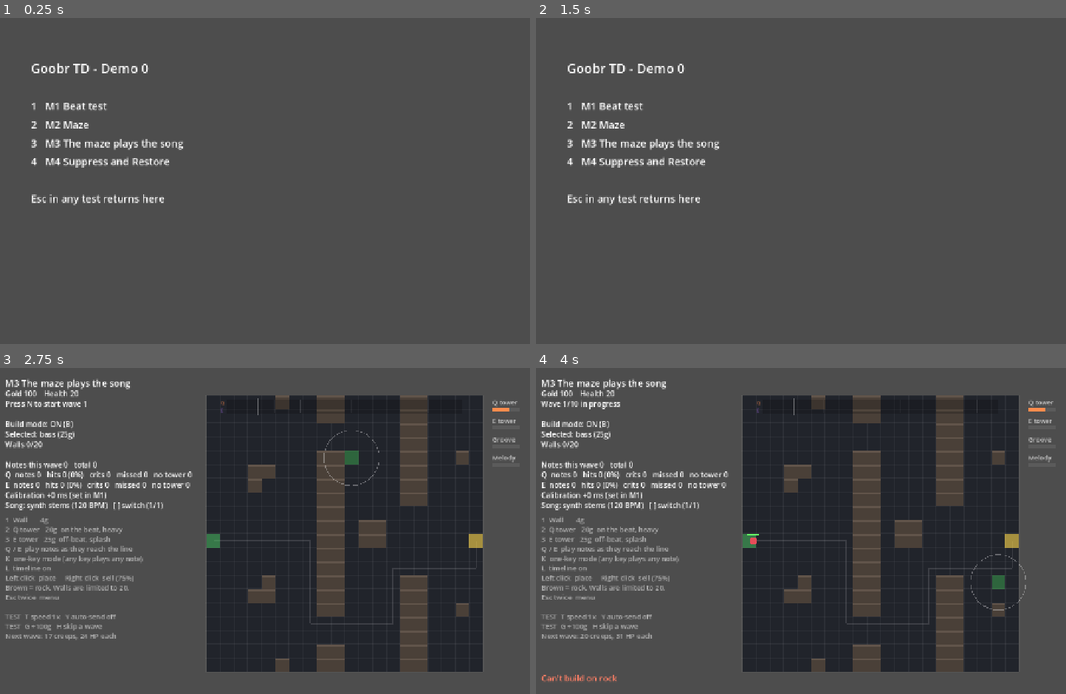
Above: before the commit, frames 1-4 (two rows, left to right).
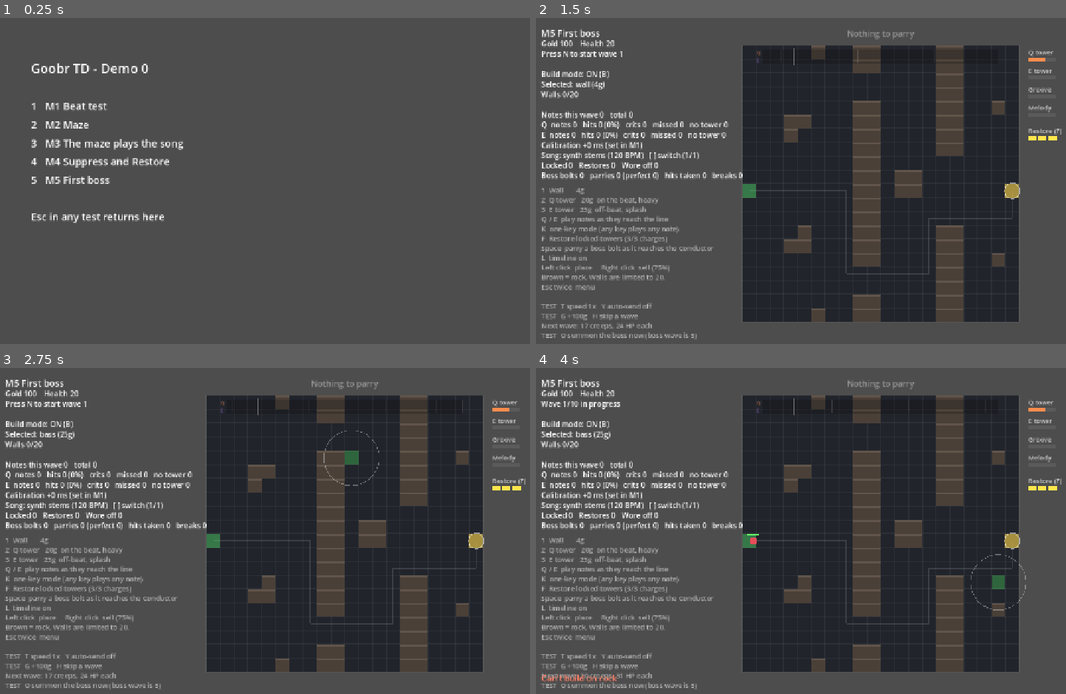
Above: after the commit, the same moments.

Repository: jaredmichaelbench/Goobr-td
Game: Godot game, scene res://menu.tscn
Same seed, same stepped clock (60 frames per second), same inputs: the game is played once before the commit and once after it.
Inputs (mouse positions are in pixels of both pictures, inside the frame that each line leads up to):
- Up to frame 1 (0.25 s): no input
- Up to frame 2 (1.5 s): tap Enter at 0.5 s; move the mouse to (954, 167) at 0.52 s; hold W 0.53-1.28 s; tap O at 0.6 s; click (954, 167) at 0.67 s; tap Space at 0.77, 1.07 s; tap 5 at 0.8, 1.35 s; move the mouse to (705, 200) at 1.27 s
- Up to frame 3 (2.75 s): tap Space at 1.52, 1.82, 2 s; tap 3 at 1.55, 2.1 s; move the mouse to (349, 462) at 2.02 s; hold W from 2.03 s (still down); tap 4 at 2.3 s
- Up to frame 4 (4 s): tap Enter at 2.75 s; move the mouse to (795, 599) at 2.77 s; tap 4 at 2.85 s; click (795, 599) at 2.92 s; tap Space at 3.02, 3.32, 3.5, 3.77 s; tap R at 3.05, 3.6 s; move the mouse to (1002, 583) at 3.52 s; release W at 3.53 s; tap N at 3.8 s

The runs differ from the first frame. In frame 1, 0.8% of the frame differs, in the area x 5-31%, y 48-63%; in frame 2, 43%, in the area x 0-100%, y 3-99%; in frame 3, 4.2%; in frame 4, 4.2%.

Commit message:
M5: first boss. Walks the maze, throws bolts at the Conductor, Space parries, posture and Crescendo (D-0020, D-0021)
Co-Authored-By: Claude Fable 5.1 <noreply@anthropic.com>
Claude-Session: https://claude.ai/code/session_01L92Fzbf8i6vmMnAej33eyX

Diff:
--- /dev/null
+++ b/game/m5_boss.tscn
@@ -0,0 +1,6 @@
+[gd_scene load_steps=2 format=3]
+
+[ext_resource type="Script" path="res://scripts/m5_boss.gd" id="1"]
+
+[node name="M5Boss" type="Node2D"]
+script = ExtResource("1")
--- a/game/scripts/m3_song.gd
+++ b/game/scripts/m3_song.gd
@@ -383,9 +383,14 @@
 		var target := _pick_target(Vector2(cell), spec["range"])
 		if target.is_empty():
 			continue
-		_hit(target, spec, spec["damage"])
+		_hit(target, spec, spec["damage"] * damage_scale())
 		_flashes[cell] = 0.12
 		shots.append({"from": Vector2(cell), "to": target["pos"], "color": spec["color"], "ttl": 0.12, "splash": spec["splash"]})
+
+
+## Global tower damage multiplier. M5's Crescendo raises it.
+func damage_scale() -> float:
+	return 1.0
 
 
 func _hit(target: Dictionary, spec: Dictionary, damage: float) -> void:
@@ -492,7 +497,7 @@
 		if target.is_empty():
 			continue
 		var crossfire := 1.0 + CROSSFIRE_BONUS * maxi(0, _coverage(target["pos"]) - 1)
-		var bonus: float = spec["damage"] * crossfire * (RESONANCE_PERFECT if crit else RESONANCE_GOOD)
+		var bonus: float = spec["damage"] * damage_scale() * crossfire * (RESONANCE_PERFECT if crit else RESONANCE_GOOD)
 		var dealt := 0.0
 		for c in creeps:
 			if c["pos"].distance_to(target["pos"]) <= RESONANCE_RADIUS:
--- a/game/scripts/m4_restore.gd
+++ b/game/scripts/m4_restore.gd
@@ -212,7 +212,7 @@
 	var target := _pick_target(Vector2(cell), spec["range"])
 	if target.is_empty():
 		return
-	var dmg: float = spec["damage"] * OVERCHARGE_MULT
+	var dmg: float = spec["damage"] * OVERCHARGE_MULT * damage_scale()
 	var dealt := 0.0
 	for c in creeps:
 		if c["pos"].distance_to(target["pos"]) <= 1.0:
--- /dev/null
+++ b/game/scripts/m5_boss.gd
@@ -0,0 +1,367 @@
+extends "res://scripts/m4_restore.gd"
+## M5: the first boss (model D, D-0020). Answers P-05: does it feel like
+## learning a souls boss rather than reading a chart?
+##
+## On the boss wave (BOSS_WAVE, or O to summon it now) one boss walks the maze
+## slowly. Its walk is quiet; its attacks are the event. It throws bolts down
+## the path at the Conductor (the goal) in short strings. Every bolt arrives
+## on the beat grid, but there is no timing UI: the tell is the bolt itself,
+## launched with a low tone and flying along your maze. Far away, bolts travel
+## for seconds and strings are half-time. Close in, they arrive in a blink and
+## strings tighten to 8th notes. A long maze buys you time to read it.
+##
+## Space parries the bolt as it reaches the Conductor. A parry deflects it
+## back into the boss (damage + posture, Perfect = double). A hit costs
+## objective health and locks the towers near the boss, so Restore applies.
+## When the posture bar fills the boss staggers: it stops, and for
+## CRESCENDO_SECONDS every tower does +30% and the full mix slams in.
+## Kill the boss to clear the wave.
+
+const BOSS_WAVE := 5
+const BOSS_HP_MULT := 40.0  # x creep HP of that wave.
+const BOSS_SPEED := 0.4  # Tiles per second.
+const BOLT_SPEED := 6.0  # Tiles per second along the path.
+const BOLT_MIN_TRAVEL := 0.5
+const STRINGS := [[0.0, 1.0, 2.0, 3.5], [0.0, 0.5, 2.0, 3.0]]  # Arrival offsets in beats.
+const STRING_LEAD_BEATS := 2.0  # First arrival this long after the string is called.
+const HIT_HEALTH := 2
+const PARRY_DAMAGE := 40.0
+const POSTURE_GOOD := 15.0
+const POSTURE_PERFECT := 25.0  # Four Perfect parries, one full string, break it.
+const POSTURE_MAX := 100.0
+const CRESCENDO_SECONDS := 6.0
+const CRESCENDO_MULT := 1.3
+
+var boss: Dictionary = {}  # The boss creep, or empty.
+var bolts: Array[Dictionary] = []  # launch, arrive, from (Vector2), state: flying/parried/hit
+var posture := 0.0
+var crescendo := 0.0  # Seconds of Crescendo left.
+var _next_string_bar := -1
+var _string_index := 0
+var m5_stats := {"bolts": 0, "parries": 0, "perfect": 0, "hits": 0, "breaks": 0}
+var _conductor_flash := {"color": Color.WHITE, "ttl": 0.0}
+
+
+func _ready() -> void:
+	super._ready()
+	title = "M5 First boss"
+	for sfx in [["tell", 165.0, -4.0], ["parry", 1760.0, -2.0], ["break", 82.0, 4.0]]:
+		var player := AudioStreamPlayer.new()
+		player.stream = StemSynth.chime(sfx[1])
+		player.volume_db = sfx[2]
+		add_child(player)
+		_sfx[sfx[0]] = player
+
+
+func reset() -> void:
+	super.reset()
+	boss = {}
+	bolts.clear()
+	posture = 0.0
+	crescendo = 0.0
+	_next_string_bar = -1
+	m5_stats = {"bolts": 0, "parries": 0, "perfect": 0, "hits": 0, "breaks": 0}
+
+
+func damage_scale() -> float:
+	return CRESCENDO_MULT if crescendo > 0.0 else 1.0
+
+
+# --- The boss wave -------------------------------------------------------------
+
+func start_wave() -> void:
+	var was_active := wave_active
+	super.start_wave()
+	if wave_active and not was_active and wave == BOSS_WAVE:
+		_to_spawn = 0  # The boss comes alone.
+		_summon_boss()
+
+
+## Test tool: O summons the boss into whatever is happening.
+func _summon_boss() -> void:
+	if not boss.is_empty():
+		return
+	var hp := creep_hp_at(maxi(wave, 1)) * BOSS_HP_MULT
+	boss = {"pos": Vector2(SPAWN), "target": SPAWN, "hp": hp, "max_hp": hp, "speed": BOSS_SPEED, "boss": true}
+	creeps.append(boss)
+	posture = 0.0
+	_next_string_bar = floori(beat_time() / clock.bar_length()) + 1
+	_show_feedback("THE BOSS   parry its bolts with Space", Color(1, 0.4, 0.5))
+
+
+func boss_alive() -> bool:
+	return not boss.is_empty() and boss["hp"] > 0.0 and creeps.has(boss)
+
+
+## How far the boss still has to walk, in tiles.
+func boss_path_left() -> float:
+	return float(grid.dist(boss["target"])) + boss["pos"].distance_to(Vector2(boss["target"]))
+
+
+## The boss never leaks: at the goal it stands and fights.
+func _move_creeps(delta: float) -> void:
+	if boss.is_empty() or crescendo > 0.0:
+		if not boss.is_empty():
+			creeps.erase(boss)
+			super._move_creeps(delta)
+			creeps.append(boss)
+			return
+		super._move_creeps(delta)
+		return
+	super._move_creeps(delta)
+	if boss.get("leaked", false):
+		boss["leaked"] = false
+		boss["pos"] = Vector2(GOAL)
+		boss["target"] = GOAL
+		boss["at_goal"] = true
+
+
+func step(delta: float) -> void:
+	var had_boss := boss_alive()
+	super.step(delta)
+	crescendo = maxf(0.0, crescendo - delta)
+	if had_boss and not boss_alive():
+		_show_feedback("BOSS DOWN", Color(1.0, 0.9, 0.3))
+		boss = {}
+		bolts.clear()
+		crescendo = 0.0
+	# Bolts that reached the Conductor without a parry.
+	for b in bolts:
+		if b["state"] == "flying" and press_time() > b["arrive"] + Timing.GOOD_MS / 1000.0:
+			b["state"] = "hit"
+			_bolt_hit()
+	var keep: Array[Dictionary] = []
+	for b in bolts:
+		if b["arrive"] > beat_time() - 0.5:
+			keep.append(b)
+	bolts = keep
+
+
+# --- Attack strings ------------------------------------------------------------
+
+func on_step(s: int) -> void:
+	super.on_step(s)
+	if state != "playing" or not boss_alive() or crescendo > 0.0:
+		return
+	if posmod(s, STEPS_PER_BAR) != 0:
+		return
+	var bar := floori(float(s) / STEPS_PER_BAR)
+	if _next_string_bar >= 0 and bar >= _next_string_bar:
+		_call_string(bar)
+
+
+## How tight the boss plays, from how close it is: 2 = half-time, 1 = beats, 0.5 = 8ths.
+func tempo_mult() -> float:
+	if boss.get("at_goal", false):
+		return 0.5
+	var total := float(maxi(grid.dist(SPAWN), 1))
+	var frac := boss_path_left() / total
+	if frac > 0.66:
+		return 2.0
+	if frac > 0.33:
+		return 1.0
+	return 0.5
+
+
+func _call_string(bar: int) -> void:
+	var beat := clock.beat_length()
+	var start := bar * clock.bar_length() + STRING_LEAD_BEATS * beat
+	var mult := tempo_mult()
+	var offsets: Array = STRINGS[_string_index % STRINGS.size()]
+	_string_index += 1
+	var last := start
+	for off in offsets:
+		var arrive: float = start + off * mult * beat
+		var travel := clampf(boss_path_left() / BOLT_SPEED, BOLT_MIN_TRAVEL, 8.0)
+		bolts.append({"launch": arrive - travel, "arrive": arrive, "from": boss["pos"], "state": "flying", "told": false})
+		m5_stats["bolts"] += 1
+		last = arrive
+	# Rest after the string: longer when far, so there is room to breathe.
+	var rest_bars := 2 if mult >= 2.0 else (1 if mult >= 1.0 else 0)
+	_next_string_bar = ceili(last / clock.bar_length()) + rest_bars
+
+
+func _bolt_hit() -> void:
+	m5_stats["hits"] += 1
+	health -= HIT_HEALTH
+	_sfx["miss"].play()
+	_conductor_flash = {"color": Color(1, 0.3, 0.3), "ttl": 0.4}
+	_show_feedback("HIT   -%d health" % HIT_HEALTH, Color(1, 0.3, 0.3))
+	# The boss presses its advantage: towers in its reach lock.
+	if boss_alive():
+		var fresh := 0
+		for cell in _towers_in_reach(boss["pos"]):
+			if not suppressed.has(cell):
+				fresh += 1
+			suppressed[cell] = SUPPRESS_SECONDS
+		if fresh > 0:
+			m4_stats["suppressed"] += fresh
+			_shockwaves.append({"pos": boss["pos"], "ttl": 0.5, "color": Color(0.9, 0.2, 0.3)})
+	if health <= 0:
+		health = 0
+		state = "lost"
+
+
+# --- Parry -----------------------------------------------------------------------
+
+func _unhandled_input(event: InputEvent) -> void:
+	if event is InputEventKey and event.pressed and not event.echo:
+		if event.keycode == KEY_SPACE:
+			_parry()
+			return
+		if event.keycode == KEY_O and state == "playing":
+			_summon_boss()
+			return
+	super._unhandled_input(event)
+
+
+func _parry() -> void:
+	var best := {}
+	var best_off := INF
+	for b in bolts:
+		if b["state"] != "flying":
+			continue
+		var off: float = absf(press_time() - b["arrive"])
+		if off < best_off:
+			best = b
+			best_off = off
+	if best.is_empty():
+		_show_feedback("Nothing to parry", Color(1, 1, 1, 0.4))
+		return
+	var offset_ms: float = (press_time() - best["arrive"]) * 1000.0
+	var g := Timing.grade(offset_ms)
+	if g == "Miss":
+		_show_feedback("Too early (%+.0f ms)" % offset_ms, Color(1, 1, 1, 0.5))
+		return
+	best["state"] = "parried"
+	var perfect := g == "Perfect"
+	m5_stats["parries"] += 1
+	if perfect:
+		m5_stats["perfect"] += 1
+	_sfx["parry"].play()
+	_conductor_flash = {"color": Color(1.0, 0.9, 0.3) if perfect else Color.WHITE, "ttl": 0.4}
+	_lead_timer = clock.bar_length()
+	if boss_alive():
+		var dmg := PARRY_DAMAGE * (2.0 if perfect else 1.0)
+		boss["hp"] -= dmg
+		shots.append({"from": Vector2(GOAL), "to": boss["pos"], "color": Color(1.0, 0.9, 0.3), "ttl": 0.3, "splash": 0.0})
+		_popup(boss["pos"], ("%d!" if perfect else "%d") % roundi(dmg), Color(1.0, 0.9, 0.3) if perfect else Color.WHITE, 20 if perfect else 15)
+		posture += POSTURE_PERFECT if perfect else POSTURE_GOOD
+		if posture >= POSTURE_MAX:
+			_posture_break()
+	_show_feedback("%sPARRY  %+.0f ms" % ["PERFECT " if perfect else "", offset_ms], Color(1.0, 0.9, 0.3) if perfect else Color.WHITE)
+
+
+func _posture_break() -> void:
+	posture = 0.0
+	crescendo = CRESCENDO_SECONDS
+	m5_stats["breaks"] += 1
+	bolts.clear()
+	_sfx["break"].play()
+	_lead_timer = CRESCENDO_SECONDS
+	_restore_flash = 0.5
+	_show_feedback("POSTURE BREAK   CRESCENDO  +30%% for %.0f s" % CRESCENDO_SECONDS, Color(1.0, 0.9, 0.3))
+	_next_string_bar = floori((beat_time() + CRESCENDO_SECONDS) / clock.bar_length()) + 1
+
+
+## Crescendo: everything plays.
+func _adjust_mix(active: Dictionary) -> void:
+	super._adjust_mix(active)
+	if crescendo > 0.0:
+		for k in active:
+			active[k] = true
+
+
+# --- Drawing -------------------------------------------------------------------
+
+func _tick_effects(delta: float) -> void:
+	super._tick_effects(delta)
+	_conductor_flash["ttl"] = maxf(0.0, _conductor_flash["ttl"] - delta)
+	for b in bolts:
+		if b["state"] == "flying" and not b["told"] and beat_time() >= b["launch"]:
+			b["told"] = true
+			_sfx["tell"].play()
+
+
+## Where along the path a bolt is: from its launch spot to the goal.
+func _bolt_pos(b: Dictionary) -> Vector2:
+	var frac: float = clampf((beat_time() - b["launch"]) / maxf(b["arrive"] - b["launch"], 0.01), 0.0, 1.0)
+	var from: Vector2 = b["from"]
+	var total := float(grid.dist(Vector2i(from.round())))
+	if total <= 0.0:
+		return Vector2(GOAL)
+	var to_go := total * (1.0 - frac)
+	# Walk the flow field from the launch cell until the remaining distance is used up.
+	var cell := Vector2i(from.round())
+	var guard := 400
+	while grid.dist(cell) > to_go + 1.0 and guard > 0:
+		cell = grid.next_step(cell)
+		guard -= 1
+	var next := grid.next_step(cell)
+	var t := clampf(float(grid.dist(cell)) - to_go, 0.0, 1.0)
+	return Vector2(cell).lerp(Vector2(next), t)
+
+
+func _draw() -> void:
+	super._draw()
+	var font := ThemeDB.fallback_font
+	var board_w := GRID_SIZE.x * TILE
+
+	if crescendo > 0.0:
+		draw_rect(Rect2(_origin, Vector2(board_w, GRID_SIZE.y * TILE)), Color(1.0, 0.85, 0.3, 0.06 + 0.04 * sin(beat_time() * TAU * 2.0)))
+
+	if boss_alive():
+		var p := _to_screen(boss["pos"])
+		var staggered := crescendo > 0.0
+		draw_circle(p, TILE * 0.75, Color(0.35, 0.05, 0.15) if not staggered else Color(0.5, 0.4, 0.1))
+		draw_arc(p, TILE * 0.75, 0, TAU, 48, Color(1, 0.3, 0.5) if not staggered else Color(1.0, 0.9, 0.3), 3.0)
+		# Wind-up tell: the boss swells in the last beat before a launch.
+		for b in bolts:
+			if b["state"] == "flying" and not b["told"]:
+				var to_launch: float = b["launch"] - beat_time()
+				if to_launch < clock.beat_length():
+					var a: float = 1.0 - to_launch / clock.beat_length()
+					draw_arc(p, TILE * (0.75 + 0.6 * a), 0, TAU, 48, Color(1, 0.5, 0.6, 0.3 + 0.6 * a), 4.0)
+				break
+		if staggered:
+			draw_string(font, p + Vector2(-40, -TILE), "STAGGERED", HORIZONTAL_ALIGNMENT_CENTER, 80, 13, Color(1.0, 0.9, 0.3))
+
+	# Bolts in flight, with a short trail.
+	for b in bolts:
+		if b["state"] != "flying" or not b["told"]:
+			continue
+		var p := _to_screen(_bolt_pos(b))
+		draw_circle(p, TILE * 0.22, Color(1, 0.5, 0.6))
+		draw_circle(p, TILE * 0.1, Color.WHITE)
+
+	# The Conductor at the goal.
+	var gp := _to_screen(Vector2(GOAL))
+	draw_arc(gp, TILE * 0.55, 0, TAU, 48, Color(1, 1, 1, 0.5), 2.0)
+	if _conductor_flash["ttl"] > 0.0:
+		var a: float = _conductor_flash["ttl"] / 0.4
+		draw_arc(gp, TILE * (0.6 + 1.2 * (1.0 - a)), 0, TAU, 48, _conductor_flash["color"] * Color(1, 1, 1, a), 5.0)
+
+	# Boss health and posture over the board.
+	if boss_alive():
+		var x := _origin.x + board_w * 0.25
+		var w := board_w * 0.5
+		var y := _origin.y - 58
+		draw_rect(Rect2(x, y, w, 10), Color(1, 1, 1, 0.1))
+		draw_rect(Rect2(x, y, w * clampf(boss["hp"] / boss["max_hp"], 0.0, 1.0), 10), Color(0.9, 0.25, 0.4))
+		draw_rect(Rect2(x, y + 13, w, 5), Color(1, 1, 1, 0.08))
+		draw_rect(Rect2(x, y + 13, w * clampf(posture / POSTURE_MAX, 0.0, 1.0), 5), Color(1.0, 0.9, 0.3))
+		draw_string(font, Vector2(x - 60, y + 10), "Boss", HORIZONTAL_ALIGNMENT_LEFT, -1, 13, Color(1, 1, 1, 0.7))
+		draw_string(font, Vector2(x + w + 8, y + 10), "%d" % maxi(int(boss["hp"]), 0), HORIZONTAL_ALIGNMENT_LEFT, -1, 13, Color(1, 1, 1, 0.7))
+
+
+func status_lines() -> Array[String]:
+	var lines := super.status_lines()
+	lines.append("Boss bolts %d   parries %d (perfect %d)   hits taken %d   breaks %d%s" % [m5_stats["bolts"], m5_stats["parries"], m5_stats["perfect"], m5_stats["hits"], m5_stats["breaks"], "   CRESCENDO %.1f" % crescendo if crescendo > 0.0 else ""])
+	return lines
+
+
+func help_lines() -> Array[String]:
+	var lines := super.help_lines()
+	lines.insert(6, "Space  parry a boss bolt as it reaches the Conductor")
+	lines.append("TEST  O summon the boss now (boss wave is %d)" % BOSS_WAVE)
+	return lines
--- a/game/scripts/menu.gd
+++ b/game/scripts/menu.gd
@@ -6,6 +6,7 @@
 	KEY_2: "res://m2_maze.tscn",
 	KEY_3: "res://m3_song.tscn",
 	KEY_4: "res://m4_restore.tscn",
+	KEY_5: "res://m5_boss.tscn",
 }
 
 
@@ -23,6 +24,7 @@
 		"2   M2 Maze",
 		"3   M3 The maze plays the song",
 		"4   M4 Suppress and Restore",
+		"5   M5 First boss",
 		"",
 		"Esc in any test returns here",
 	]
Not shown, changed: docs/decisions/decisions.md
Not shown, changed: docs/prototypes/M4-results.md
Not shown, added: docs/prototypes/M5-results.md
Not shown, changed: docs/tasks/tasks.md
Not shown, changed: game/README.md
